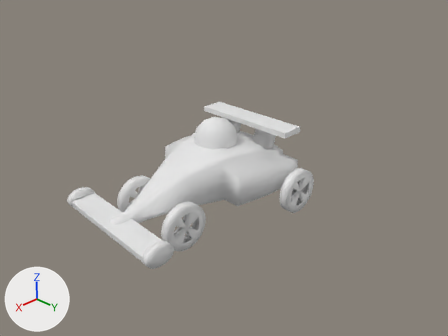
The Blender file resources/vehicles/sprinter/sprinter.blend, before and after one commit.
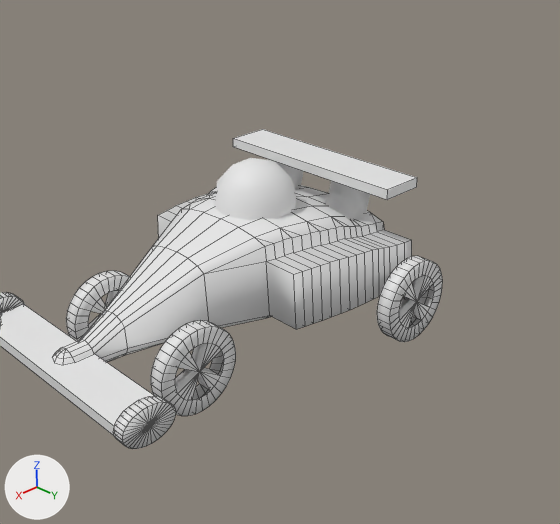
Old and new are each drawn from the file's camera 'Camera' and again close up on the part from 18% to 84% of the width and 10% to 92% of the height. Lighting does not change. The marker at lower left points along +X, +Y and +Z. The close-ups show mesh edges as thin lines. Materials are left out; every surface is plain grey.

In view in the first close-up: 'alettonemuso.1', 'casco', 'chassis', 'cpl_muso.001', 'ralet_sx', 'salettone_muso', 'wheel.fl', 'wheel.fr', 'wheel.rl', 'wheel.rr'.
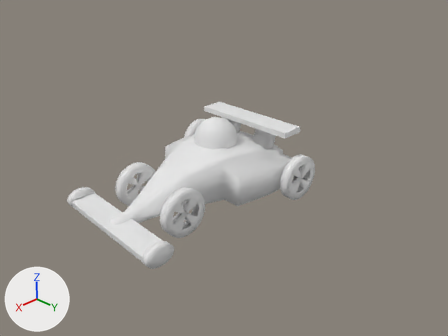
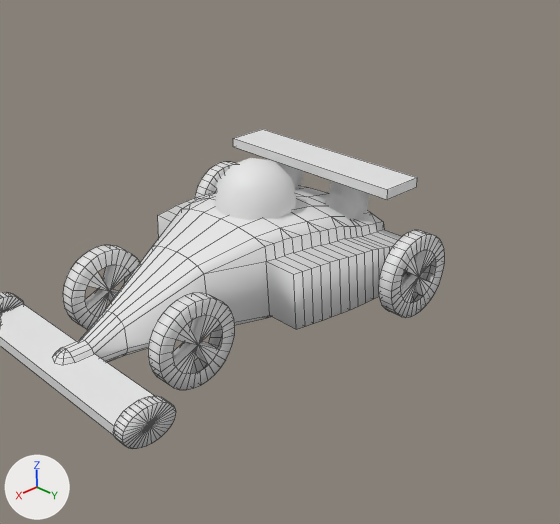
Changed parts and their boxes (x1, y1, x2, y2) in the close-ups (560 x 524 px):
```json
{"object": "wheel.fl", "change": "moved", "before": [151, 320, 236, 416], "after": [148, 293, 235, 390]}
{"object": "wheel.rl", "change": "moved", "before": [377, 256, 443, 342], "after": [378, 230, 445, 318]}
{"object": "wheel.fr", "change": "moved", "before": [66, 271, 130, 341], "after": [63, 245, 140, 330]}
{"object": "wheel.rr", "change": "moved", "before": [210, 188, 216, 193], "after": [195, 162, 236, 198]}
```

The change, as JSON lines over the scene's bpy script:
```json
{"op": "set", "path": "ob_wheel_rl.location", "old": "(-0.353, 0.46, -0.087)", "new": "(-0.353, 0.46, 0.006)"}
{"op": "set", "path": "ob_wheel_rr.location", "old": "(-0.353, -0.46, -0.087)", "new": "(-0.353, -0.46, 0.006)"}
{"op": "set", "path": "ob_wheel_fl.location", "old": "(0.376, 0.226, -0.125)", "new": "(0.376, 0.226, -0.031)"}
{"op": "set", "path": "ob_wheel_fr.location", "old": "(0.376, -0.226, -0.125)", "new": "(0.376, -0.226, -0.031)"}
```
